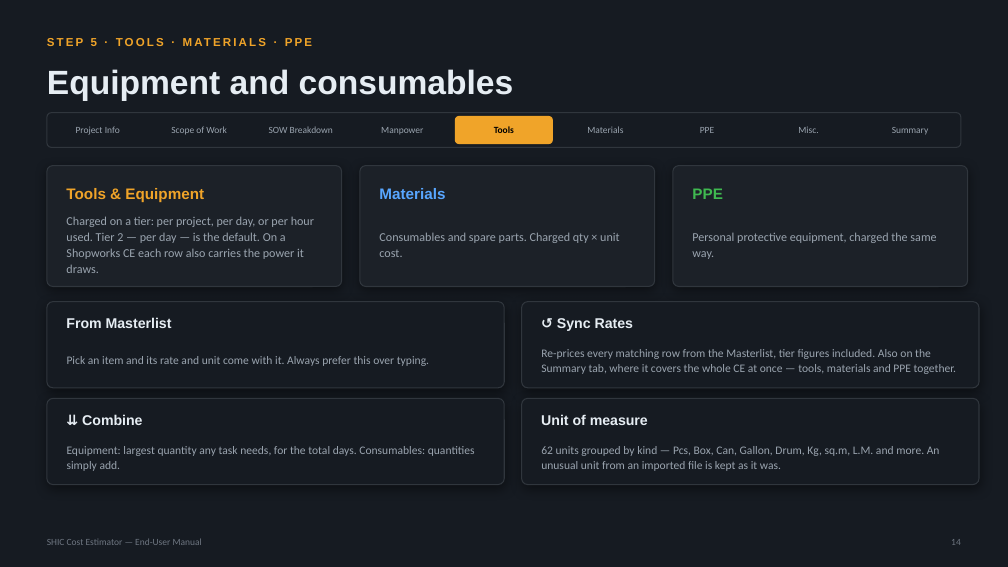
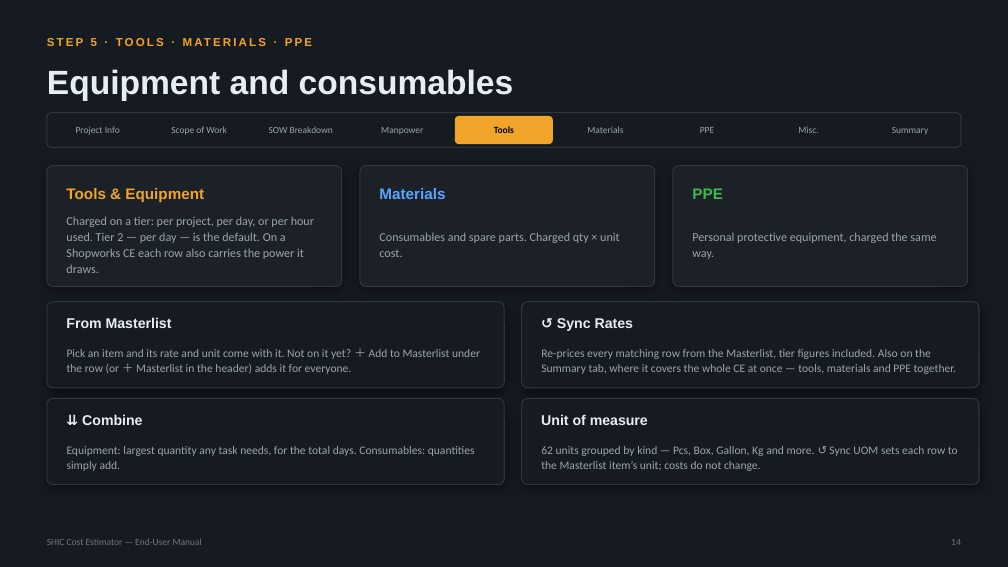
Before and after one commit to SYNERCORE/CostEstimation, a slide deck: slide 14 of docs/SHIC-Cost-Estimator-User-Manual.pptx. Drawn at 1008x567 pixels with LibreOffice and Linux fonts; fonts in the diff are those of the drawing. Boxes give left, top, right and bottom in pixels: in the first picture for what was removed or moved away, otherwise in the second. Text is boxed around its words. In the diff, an @@ line names an element or a change of style, - is before the commit and + after.

```diff
--- a/docs/SHIC-Cost-Estimator-User-Manual.pptx
+++ b/docs/SHIC-Cost-Estimator-User-Manual.pptx
@@ text at <box>67,349,480,374</box>: text changed @@
-Pick an item and its rate and unit come with it. Always prefer this over typing.
+Pick an item and its rate and unit come with it. Not on it yet? ＋ Add to Masterlist under the row (or ＋ Masterlist in the header) adds it for everyone.
@@ text at <box>541,446,958,471</box>: text changed @@
-62 units grouped by kind — Pcs, Box, Can, Gallon, Drum, Kg, sq.m, L.M. and more. An unusual unit from an imported file is kept as it was.
+62 units grouped by kind — Pcs, Box, Gallon, Kg and more. ↺ Sync UOM sets each row to the Masterlist item’s unit; costs do not change.
```
